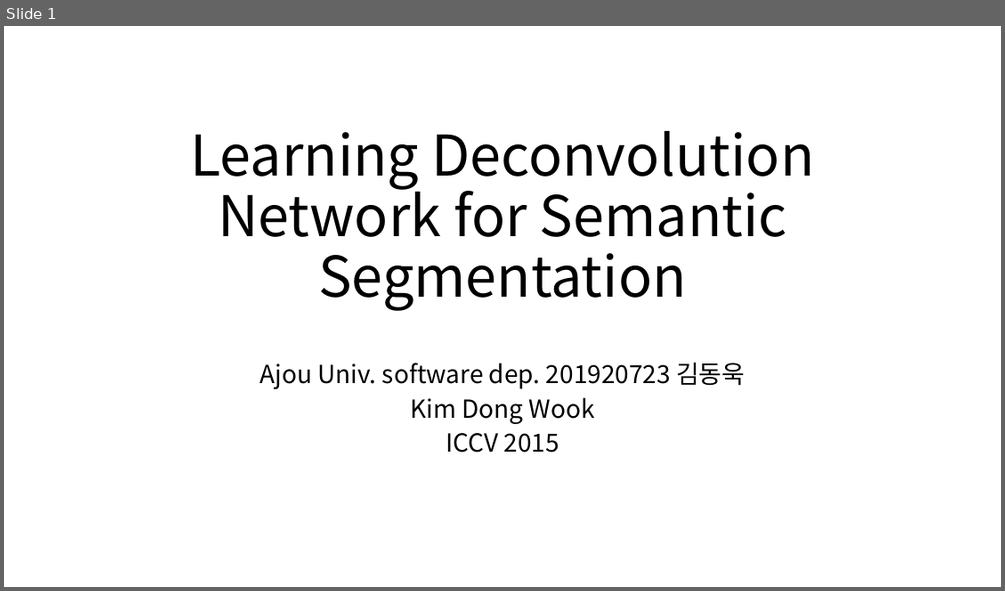
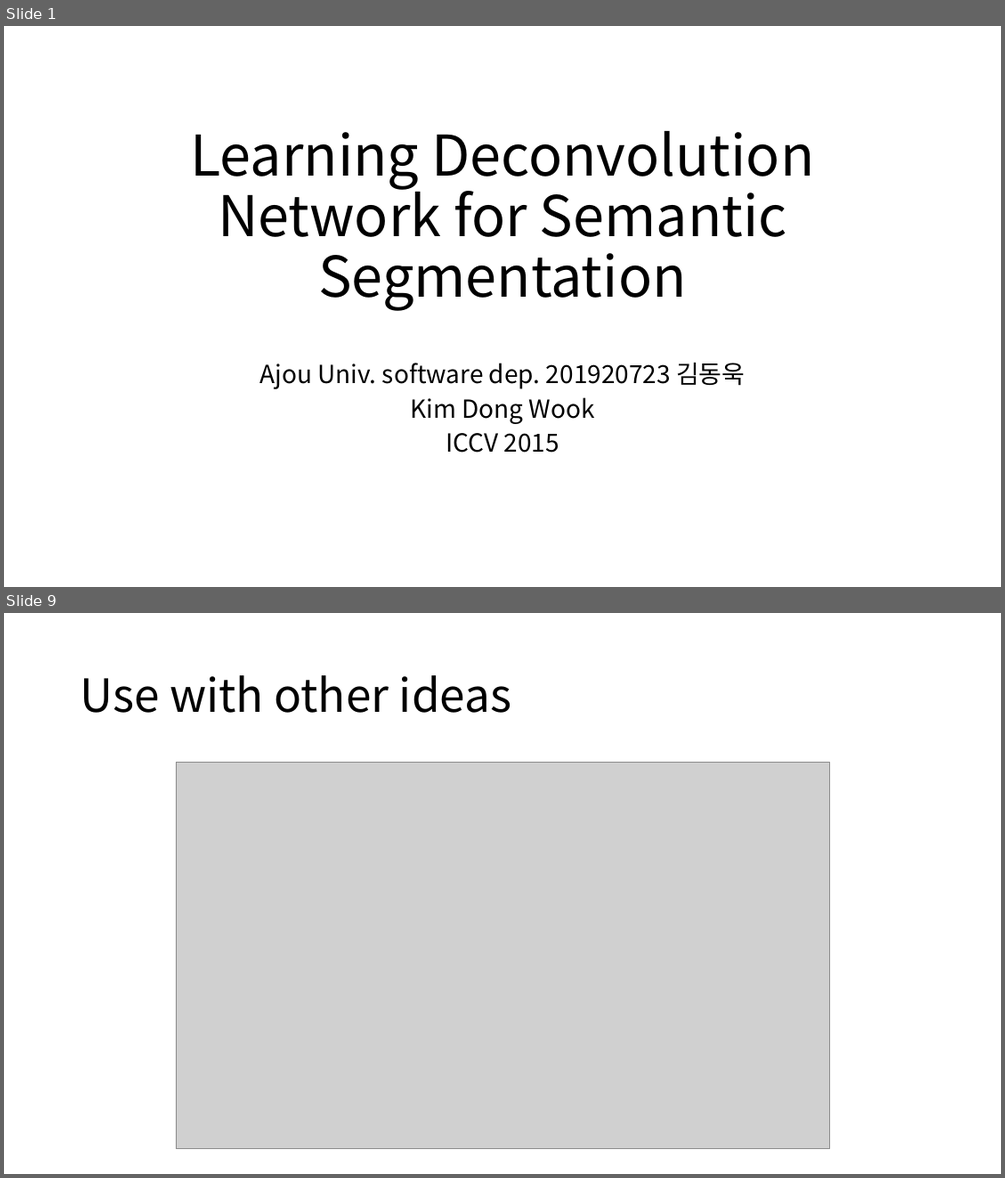
Before and after one commit to kyle1213/deep-learning-study, a slide deck: Deconvolution Net.pptx. Shown one above the other, each under a label of ours: slide 1 before the commit, slides 1 and 9 after it; the slides between them are not shown. The pictures are 1005x591 and 1005x1178 pixels, drawn with LibreOffice and Linux fonts; fonts in the diff are those of the drawing; grey boxes stand for pictures. Boxes give left, top, right and bottom in pixels: in the first picture for what was removed or moved away, otherwise in the second. Text is boxed around its words. In the diff, an @@ line names an element or a change of style, - is before the commit and + after.

```diff
--- a/Deconvolution Net.pptx
+++ b/Deconvolution Net.pptx
@@ slide 9 added at (x1=4, y1=613, x2=1001, y2=1174), background #FFFFFF @@
@@ title added at (x1=80, y1=675, x2=512, y2=713), 44 pt, text #000000 @@
+Use with other ideas
@@ picture added at (x1=176, y1=763, x2=830, y2=1149) @@
```
Also in this commit, not shown: 7 other slides added.
